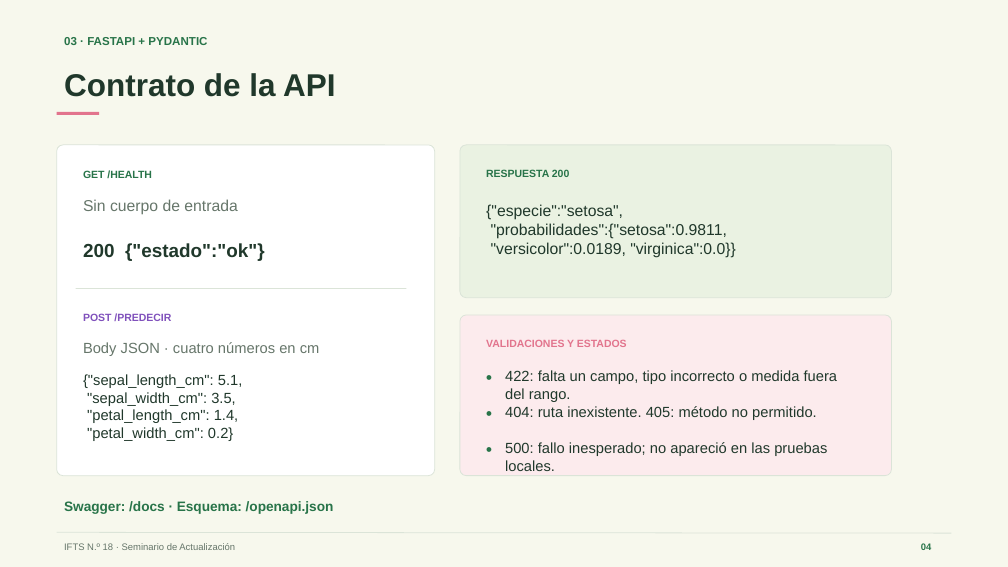
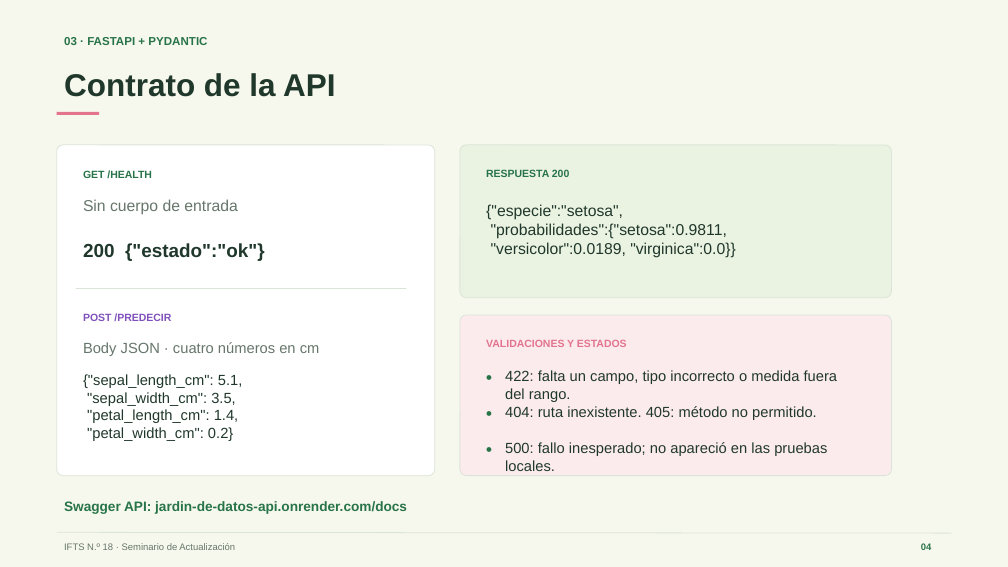
Before and after one commit to griseldablanco78-blip/Seminario2026, a slide deck: slide 4 of Clase 13/TP_Final/TPF_Blanco_Griselda.pptx. Drawn at 1008x567 pixels with LibreOffice and Linux fonts; fonts in the diff are those of the drawing. Boxes give left, top, right and bottom in pixels: in the first picture for what was removed or moved away, otherwise in the second. Text is boxed around its words. In the diff, an @@ line names an element or a change of style, - is before the commit and + after.

```diff
--- a/Clase 13/TP_Final/TPF_Blanco_Griselda.pptx
+++ b/Clase 13/TP_Final/TPF_Blanco_Griselda.pptx
@@ text at box(64, 501, 407, 514): text changed @@
-Swagger: /docs · Esquema: /openapi.json
+Swagger API: jardin-de-datos-api.onrender.com/docs
```
Also in this commit, not shown: 2 other slides changed, 2 other files.
